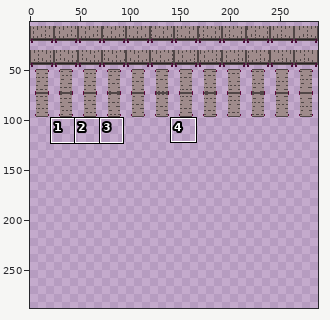
File history of a sprite sheet, assets/images/belt.png. The first picture is a wide view before the edit; the outline marks the close-up.
Close-up. Before:
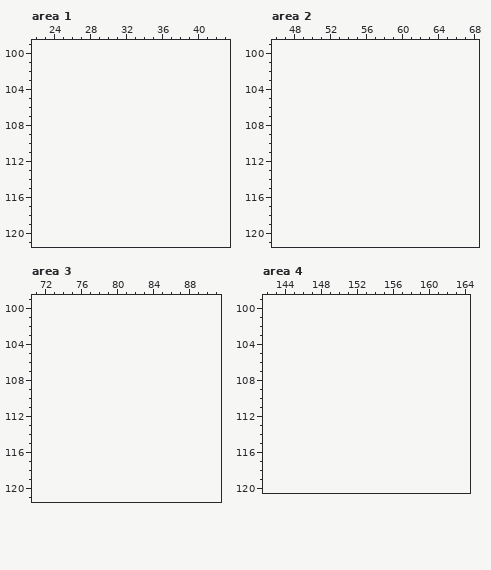
The file is 288x96 pixels. Shown: area 1: x 22..43, y 99..121; area 2: x 46..68, y 99..121; area 3: x 71..91, y 99..121; area 4: x 142..164, y 99..120. The old version is drawn lined up with the new one, on the new canvas. The wide view leaves out empty margins. The commit also changed other parts of the picture, which this record leaves out.
The same view after the edit:
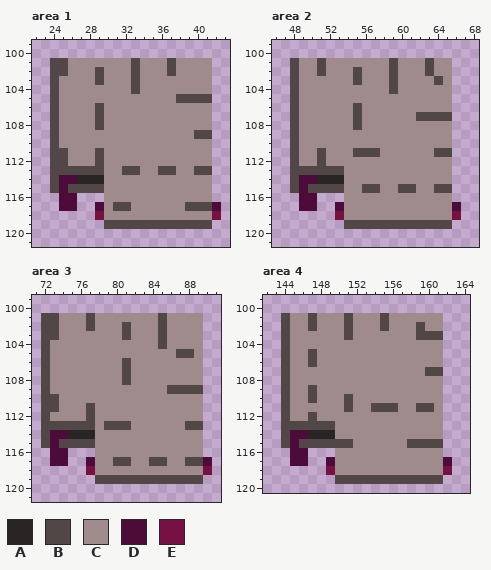
Palette (. is transparent): A #2a2525  B #514747  C #9f8b8b  D #4d0b3a  E #771043
From old to new:
canvas 288x96 -> 288x288, the old top-left corner now at 0,1
Changed rows in their new state; - is an unchanged pixel.
Area 1:
first column x 24:
101 BBCCCCCCCBCCCBCCCC-
102 BBCCCBCCCBCCCBCCCC-
103 BCCCCBCCCBCCCCCCCC-
104 BCCCCCCCCBCCCCCCCC-
105 BCCCCCCCCCCCCCBBBB-
106 BCCCCBCCCCCCCCCCCC-
107 BCCCCBCCCCCCCCCCCC-
108 BCCCCBCCCCCCCCCCCC-
109 BCCCCCCCCCCCCCCCBB-
110 BCCCCCCCCCCCCCCCCC-
111 BBCCCBCCCCCCCCCCCC-
112 BBCCCBCCCCCCCCCCCC-
113 BBBBBBCCBBCCBBCCBB-
114 BDDAAACCCCCCCCCCCC-
115 BDBBBBCCCCCCCCCCCC-
116 -DD---CCCCCCCCCCCC-
117 -DD--DCBBCCCCCCBBBD
118 -----ECCCCCCCCCCCCE
119 ------BBBBBBBBBBBB-
Area 2:
first column x 48:
101 BCCBCCCCCCCBCCCBCC-
102 BCCBCCCBCCCBCCCBCC-
103 BCCCCCCBCCCBCCCCBC-
104 BCCCCCCCCCCBCCCCCC-
105 BCCCCCCCCCCCCCCCCC-
106 BCCCCCCBCCCCCCCCCC-
107 BCCCCCCBCCCCCCBBBB-
108 BCCCCCCBCCCCCCCCCC-
109 BCCCCCCCCCCCCCCCCC-
110 BCCCCCCCCCCCCCCCCC-
111 BCCBCCCBBBCCCCCCBB-
112 BCCBCCCCCCCCCCCCCC-
113 BBBBBBCCCCCCCCCCCC-
114 BDDAAACCCCCCCCCCCC-
115 BDBBBBCCBBCCBBCCBB-
116 -DD---CCCCCCCCCCCC-
117 -DD--DCCCCCCCCCCCCD
118 -----ECCCCCCCCCCCCE
119 ------BBBBBBBBBBBB-
Area 3:
first column x 72:
101 BBCCCBCCCCCCCBCCCC-
102 BBCCCBCCCBCCCBCCCC-
103 BBCCCCCCCBCCCBCCCC-
104 BCCCCCCCCCCCCBCCCC-
105 BCCCCCCCCCCCCCCBBC-
106 BCCCCCCCCBCCCCCCCC-
107 BCCCCCCCCBCCCCCCCC-
108 BCCCCCCCCBCCCCCCCC-
109 BCCCCCCCCCCCCCBBBB-
110 BBCCCCCCCCCCCCCCCC-
111 BBCCCBCCCCCCCCCCCC-
112 BCCCCBCCCCCCCCCCCC-
113 BBBBBBCBBBCCCCCCBB-
114 BDDAAACCCCCCCCCCCC-
115 BDBBBBCCCCCCCCCCCC-
116 -DD---CCCCCCCCCCCC-
117 -DD--DCCBBCCBBCCBBD
118 -----ECCCCCCCCCCCCE
119 ------BBBBBBBBBBBB-
Area 4:
first column x 144:
101 BCCBCCCBCCCBCCCCCC-
102 BCCBCCCBCCCBCCCBCC-
103 BCCCCCCBCCCCCCCBBB-
104 BCCCCCCCCCCCCCCCCC-
105 BCCBCCCCCCCCCCCCCC-
106 BCCBCCCCCCCCCCCCCC-
107 BCCCCCCCCCCCCCCCBB-
108 BCCCCCCCCCCCCCCCCC-
109 BCCBCCCCCCCCCCCCCC-
110 BCCBCCCBCCCCCCCCCC-
111 BCCCCCCBCCBBBCCBBC-
112 BCCBCCCCCCCCCCCCCC-
113 BBBBBBCCCCCCCCCCCC-
114 BDDAAACCCCCCCCCCCC-
115 BDBBBBBBCCCCCCBBBB-
116 -DD---CCCCCCCCCCCC-
117 -DD--DCCCCCCCCCCCCD
118 -----ECCCCCCCCCCCCE
119 ------BBBBBBBBBBBB-
